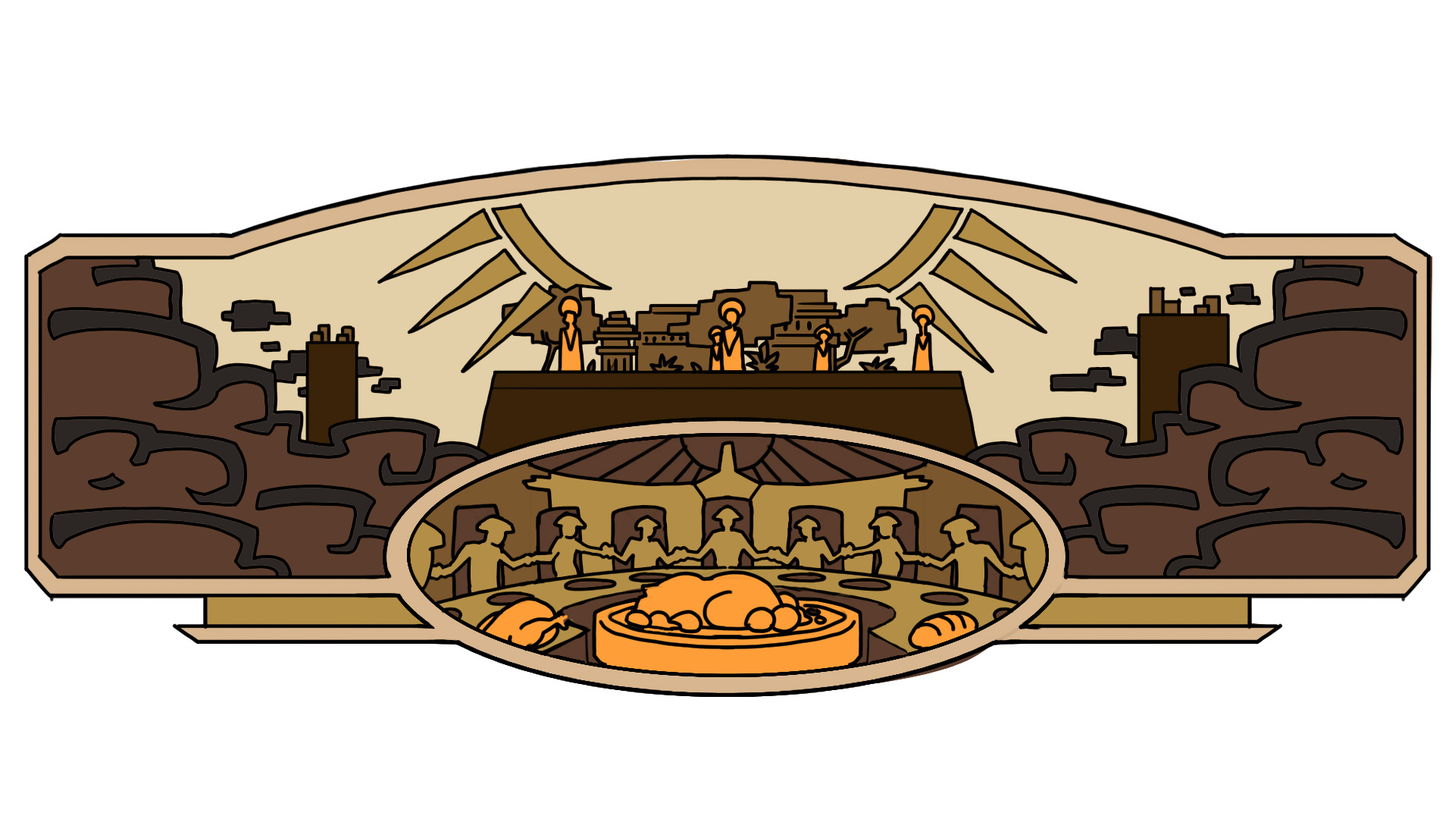
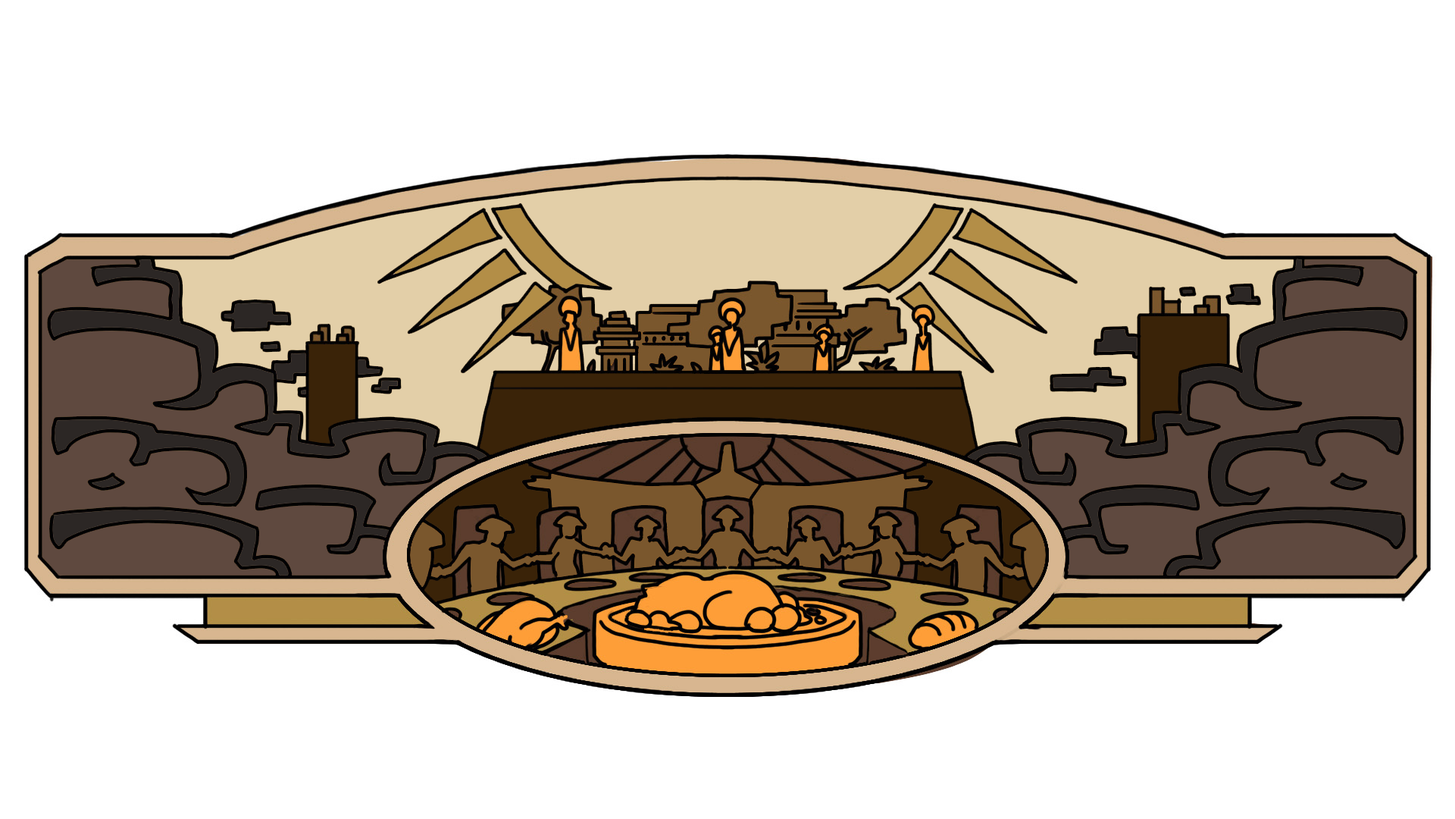
Layers edited between the first and the second 1455px x 819px image:
painted on "Fond 2" over <box>41,259,1414,576</box>
painted on "Fond 8" over <box>527,444,928,553</box>
painted on "Fond 7" over <box>410,507,1047,592</box>
painted on "Fond 12" over <box>424,564,1032,603</box>
painted on "Fond 13" over <box>582,553,874,574</box>
added layer "Fond 14" above "Line" over <box>425,462,1031,566</box>
